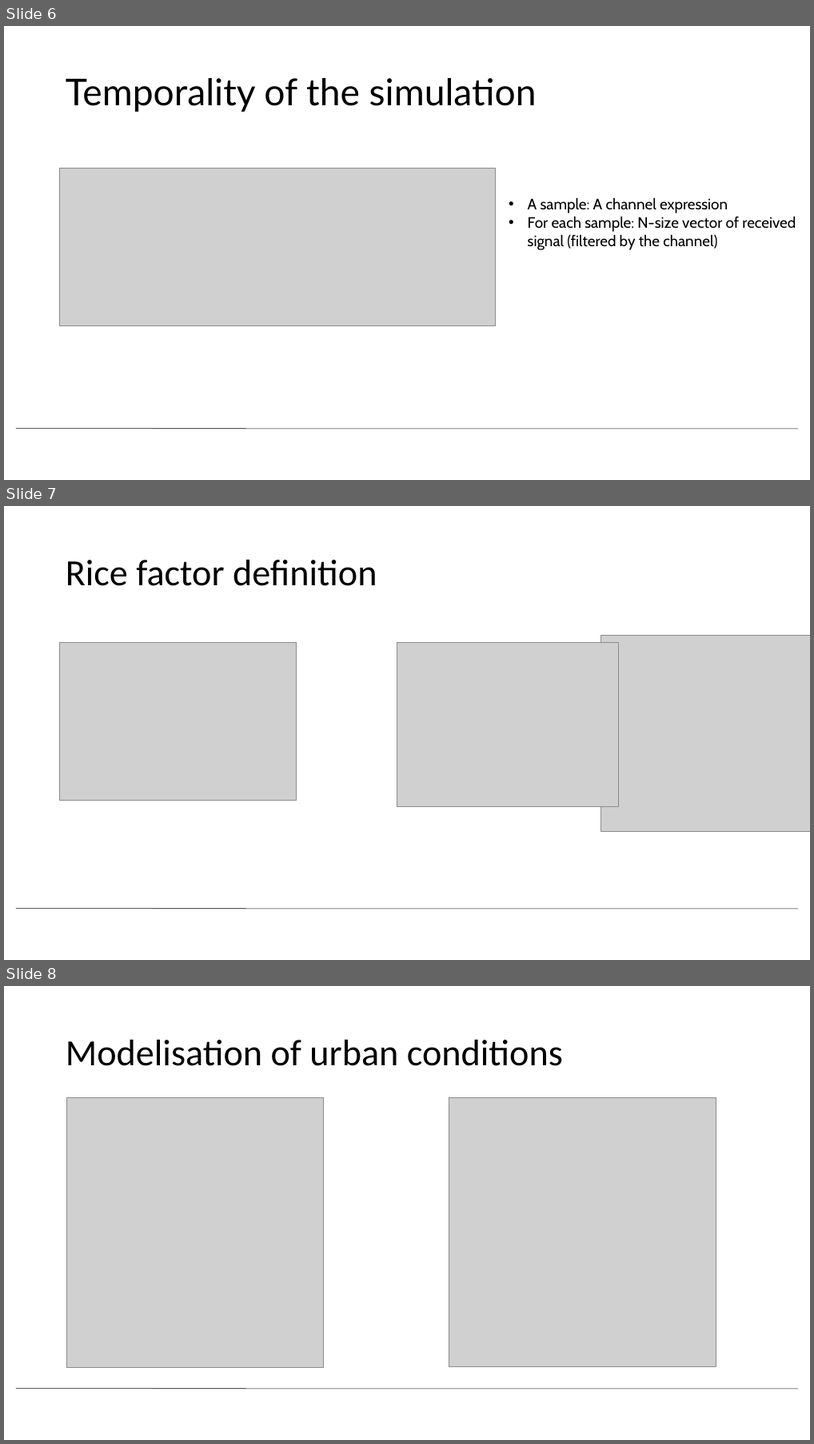
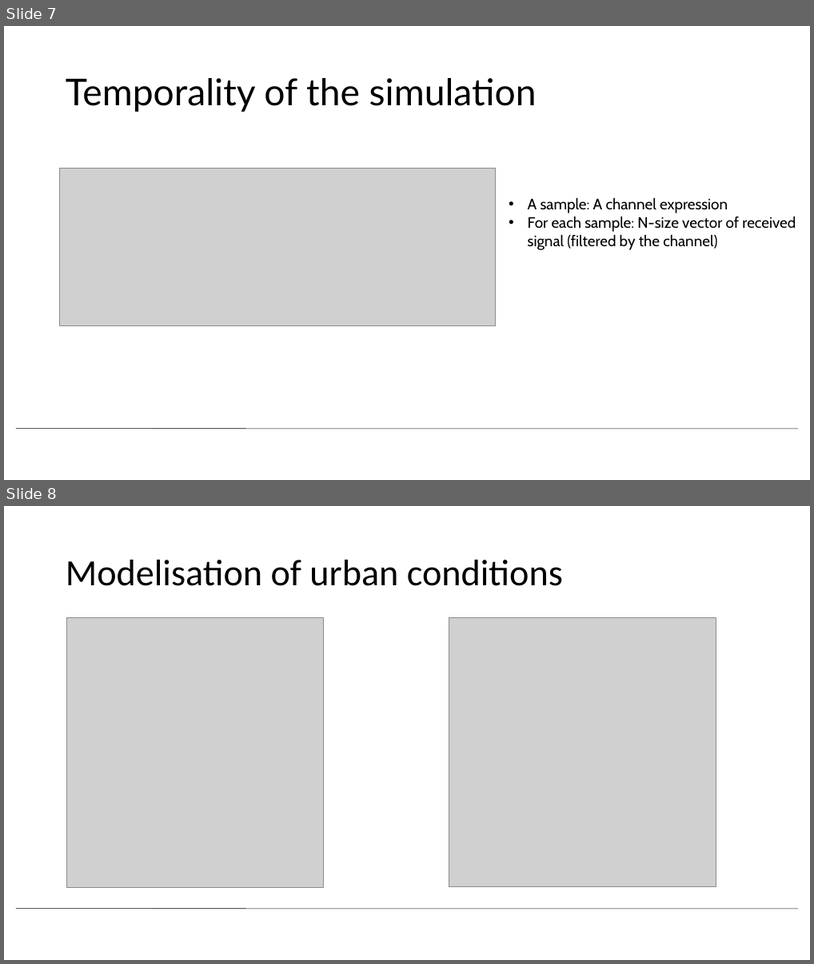
Before and after one commit to FORTRANMAS83R/vehicular-canal-estimator, a slide deck: doc/pres.odp. Shown one above the other, each under a label of ours: slides 6, 7 and 8 before the commit, slides 7 and 8 after it. The pictures are 814x1444 and 814x964 pixels, drawn with LibreOffice and Linux fonts; fonts in the diff are those of the drawing; grey boxes stand for pictures; background and template pictures are left out. Boxes give left, top, right and bottom in pixels: in the first picture for what was removed or moved away, otherwise in the second. Text is boxed around its words. In the diff, an @@ line names an element or a change of style, - is before the commit and + after.

```diff
--- a/doc/pres.odp
+++ b/doc/pres.odp
@@ slide 7 removed at (4, 506, 810, 960), background #FFFFFF; not listed: 1 template element that a slide beside it also shows @@
@@ title removed at (66, 560, 377, 586) @@
-Rice factor definition
@@ picture removed at (60, 642, 297, 800) @@
@@ picture removed at (398, 642, 619, 806) @@
@@ picture removed at (602, 635, 810, 831) @@
@@ what was slide 6 is now slide 7 @@
```
Also in this commit, not shown: 1 slide changed, 1 slide added, 1 other file.
